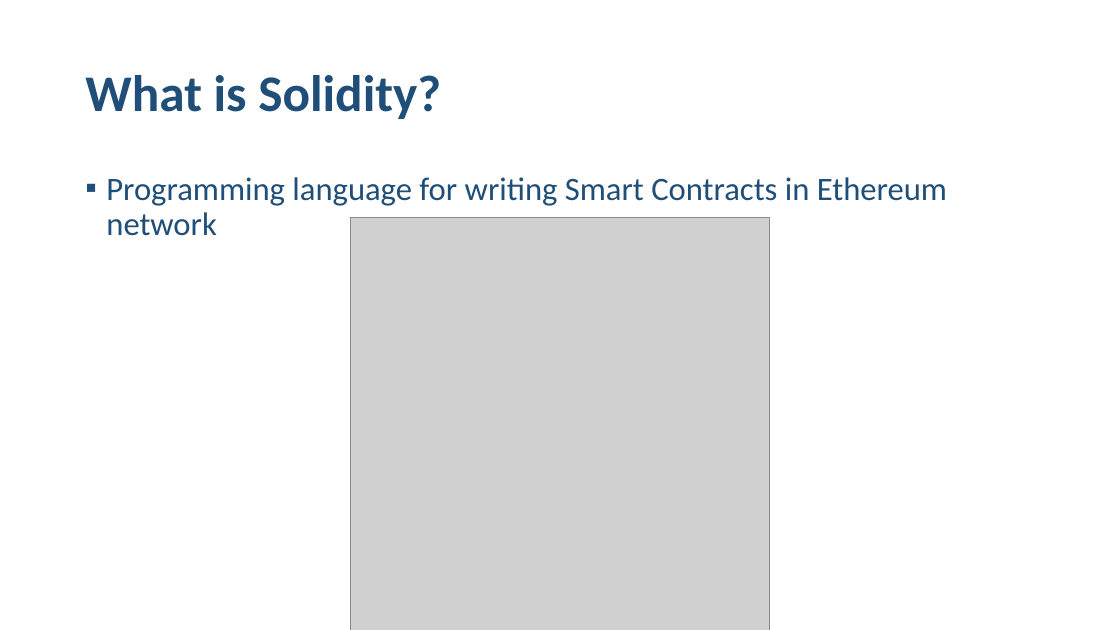
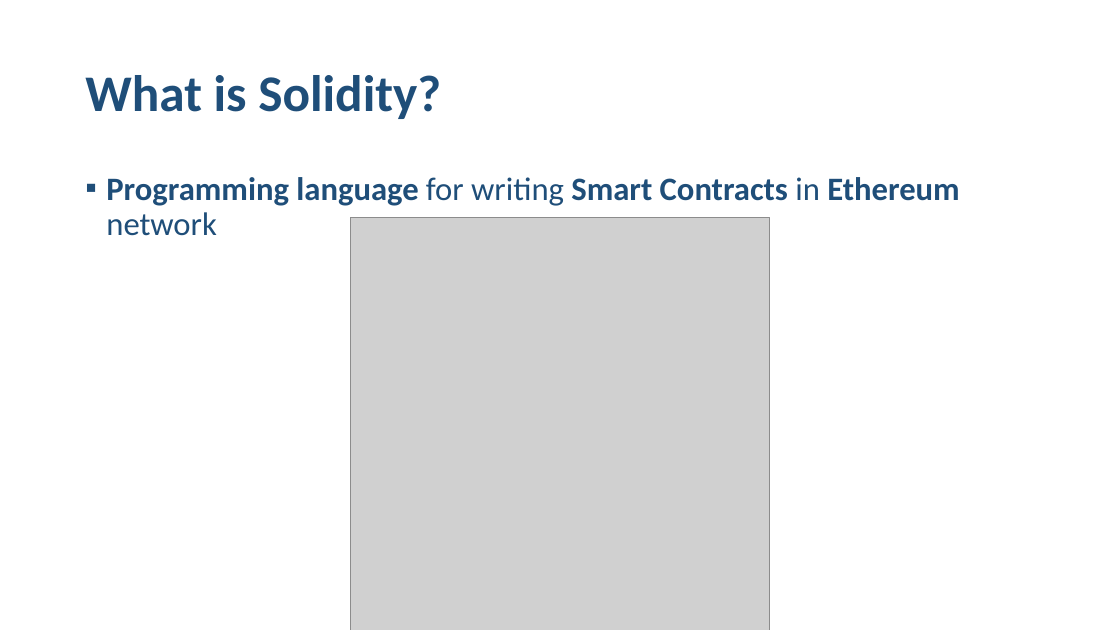
Before and after one commit to mdamyanova/Blockchain-Basics-Mini-Course, a slide deck: slide 8 of 03.Ethereum, Smart Contracts/03.Blockchain-Ethereum, Smart Contracts Introduction-Presentation.pptx (slide 9 before the commit). Drawn at 1120x630 pixels with LibreOffice and Linux fonts; fonts in the diff are those of the drawing; grey boxes stand for pictures. Boxes give left, top, right and bottom in pixels: in the first picture for what was removed or moved away, otherwise in the second. Text is boxed around its words. In the diff, an @@ line names an element or a change of style, - is before the commit and + after.

```diff
--- a/03.Ethereum, Smart Contracts/03.Blockchain-Ethereum, Smart Contracts Introduction-Presentation.pptx
+++ b/03.Ethereum, Smart Contracts/03.Blockchain-Ethereum, Smart Contracts Introduction-Presentation.pptx
@@ text "Programming language for writing Smart ..." at <box>106,177,959,236</box>: bold on in "Programming language Smart Contracts Ethereum" @@
```
Also in this commit, not shown: 1 other slide changed, 1 slide removed.
